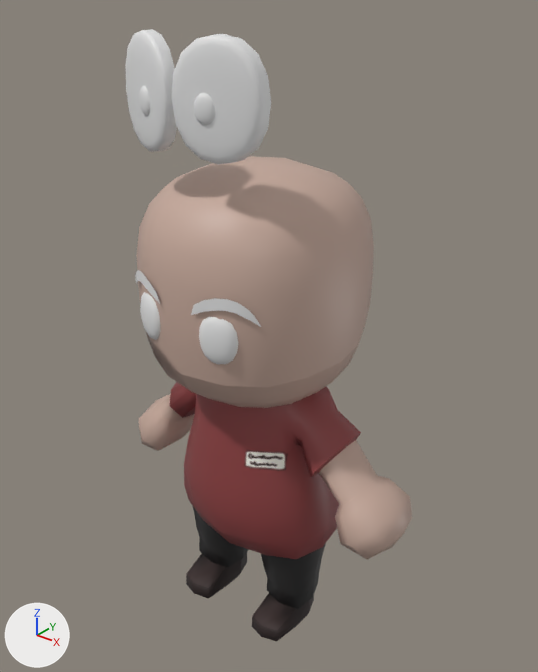
Two versions of the FBX model Assets/Characters/Robber/Robber_Rig.fbx, one commit apart.
Rendered twice from a 50 mm camera at (3.38, -4.08, 5.2) aimed at (0.02, 0.11, 2.6). The lights are fixed; the arrows at lower left show +X, +Y and +Z. The first picture is the older version.

Objects in the first picture: 'BeadEyes_GEO', 'Body_GEO', 'Eyebrows_GEO', 'OpenEyes_GEO'.
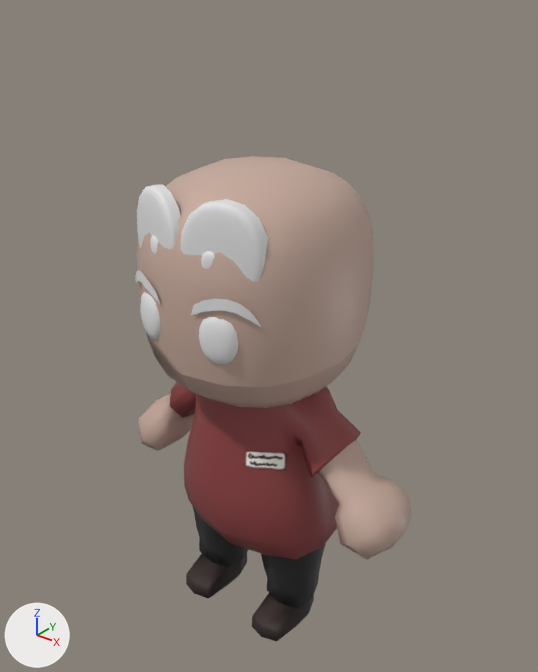
Boxes [x1, y1, x2, y2] around the edits, measured in the pictures (538 x 672 px):
'OpenEyes_GEO', moved
    before: [125, 29, 271, 165]
    after: [137, 185, 268, 282]

The change, as a list of edits to the scene's bpy script:
```text
Change ob_openeyes_geo:
    ob_openeyes_geo.location: (0.0, 0.0, 0.97) -> (0.0, 0.0, 0.0)
```
